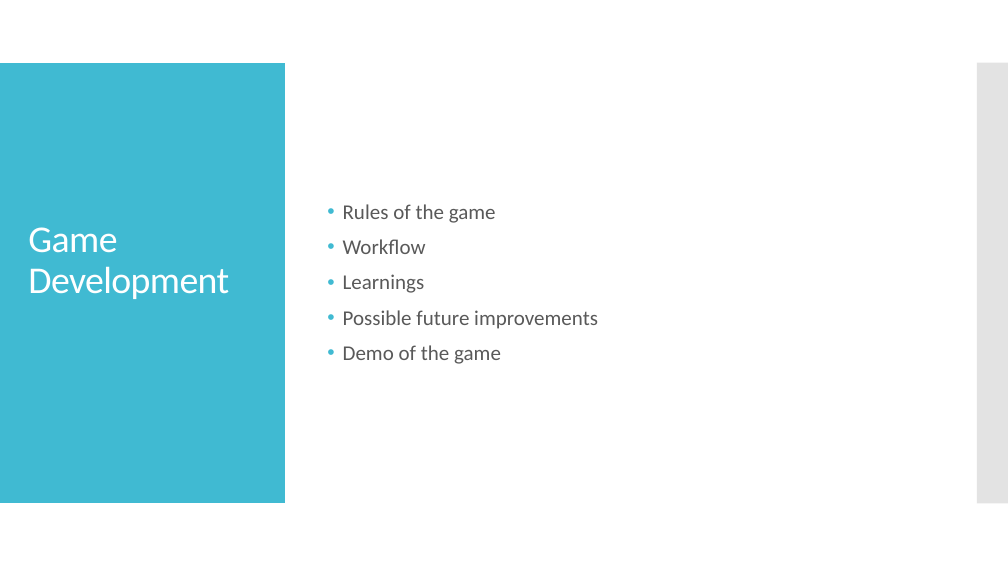
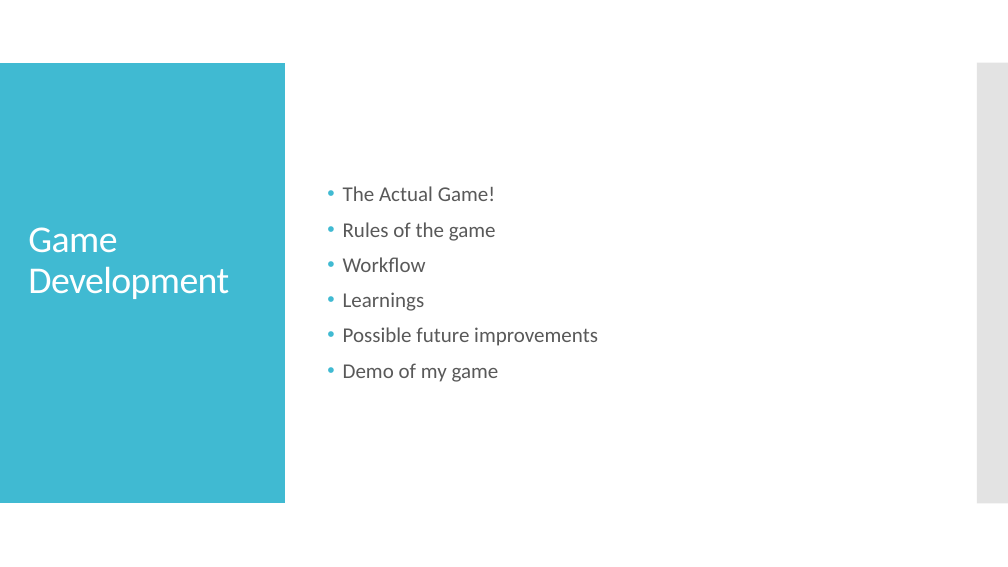
Before and after one commit to paoloironhack/Project-Week-1-Build-Your-Own-Game, a slide deck: slide 2 of your-project/Memory Game_Data Analytics Project1_Sreelatha.odp. Drawn at 1008x567 pixels with LibreOffice and Linux fonts; fonts in the diff are those of the drawing. Boxes give left, top, right and bottom in pixels: in the first picture for what was removed or moved away, otherwise in the second. Text is boxed around its words. In the diff, an @@ line names an element or a change of style, - is before the commit and + after.

```diff
--- a/your-project/Memory Game_Data Analytics Project1_Sreelatha.odp
+++ b/your-project/Memory Game_Data Analytics Project1_Sreelatha.odp
@@ text at [343,186,495,201]: paragraph added @@
+• The Actual Game!
@@ text at [343,363,499,382]: text changed @@
-• Demo of the game
+• Demo of my game
```
Also in this commit, not shown: 1 other slide changed.
